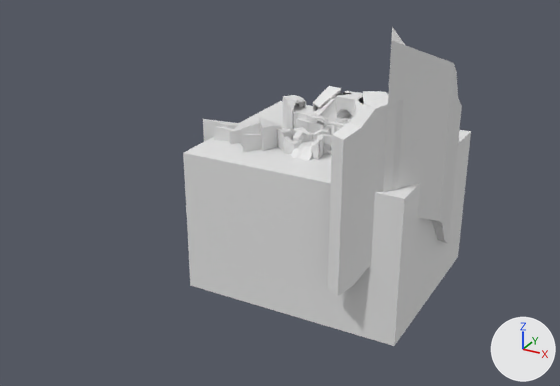
An edit to the FBX model Assets/Blender/Environments/03-icycanals-environment.fbx, drawn before and after from the same camera.
Before and after are seen from a 50 mm lens placed at (1076.0, -2422.0, 876.0), pointed at (-29.0, -414.0, -128.0). Arrows for +X, +Y and +Z are at lower right; the lights stay in place. The older version comes first. Vertices at exactly the same position are counted once.

Script lines for the objects in view, before the commit:
```python
me_cube_012 = bpy.data.meshes.new('Cube.012')
me_cube_012.from_pydata(...)  # a box spanning x -350.0..414.0, y -486.0..176.0, z -525.0..-25.0
me_cube_012.materials.append(mat_material)  # white #e7e7e7
me_cube_013 = bpy.data.meshes.new('Cube.013')
me_cube_013.from_pydata(...)  # 931 vertices, 701 faces; spans x -279.0..459.0, y -563.0..103.0, z -577.0..418.0
me_cube_013.materials.append(mat_material)  # white #e7e7e7
me_cube_014 = bpy.data.meshes.new('Cube.014')
me_cube_014.from_pydata(...)  # 24 vertices, 18 faces; spans x -387.0..-131.0, y -390.0..-183.0, z -516.0..37.0
me_cube_014.materials.append(mat_material)  # white #e7e7e7
ob_glyphenvironmentgroundwater = bpy.data.objects.new('GlyphEnvironmentGroundWater', me_cube_012)
ob_glyphenvironmentgroundwater.location = (0.0, 0.0, 0.0)
ob_glyphenvironmentspikes = bpy.data.objects.new('GlyphEnvironmentSpikes', me_cube_013)
ob_glyphenvironmentspikes.location = (0.0, 0.0, 0.0)
ob_glyphenvironmentspikes_001 = bpy.data.objects.new('GlyphEnvironmentSpikes.001', me_cube_014)
ob_glyphenvironmentspikes_001.location = (0.0, 0.0, 0.0)
# also in view: 'GlyphEnvironmentGroundB' at (67.0, -129.0, -230.0)
```
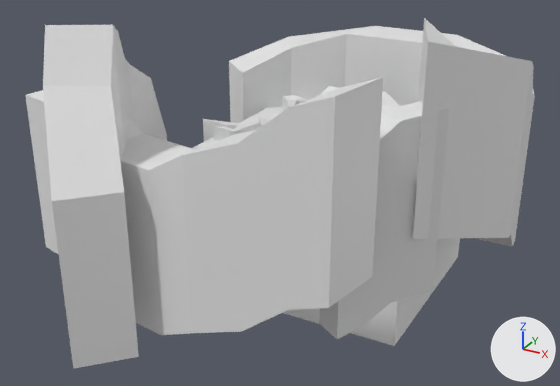
Location of each change, (x1, y1, x2, y2) in pixels of the pictures (560 x 386 px):
'GlyphEnvironmentBG', added: after (25, 18, 535, 369)
'GlyphEnvironmentSpikes', reshaped (mostly hidden afterwards): before (230, 27, 462, 296); after (230, 86, 400, 136)
part 1 of me_cube_013, built on (mostly hidden afterwards): before (328, 27, 462, 296); after (381, 105, 399, 111)
'GlyphEnvironmentGroundWater', unchanged, covered by the edit: before (183, 101, 471, 346); after (192, 107, 460, 346)

Diff of the bpy script that builds the scene:
```diff
--- a/Assets/Blender/Environments/03-icycanals-environment.fbx.py
+++ b/Assets/Blender/Environments/03-icycanals-environment.fbx.py
@@ me_cube_013 @@
 # used by ob_glyphenvironmentspikes; location = (0.0, 0.0, 0.0)
-me_cube_013.from_pydata(...)  # 931 vertices, 701 faces; spans x -279.0..459.0, y -563.0..103.0, z -577.0..418.0
+me_cube_013.from_pydata(...)  # 881 vertices, 667 faces; spans x -279.0..331.0, y -404.0..103.0, z -577.0..168.0
+# me_cube_013 part 1
+# 50 vertices are removed from x 204.0..459.0, y -563.0..-10.0, z -382.0..418.0
+# 36 faces are deleted
+# 2 new faces join them
 me_cube_013.materials.append(mat_material)
@@ me_cube_011_1 @@
+me_cube_011_1.from_pydata(...)  # 147 vertices, 115 faces; spans x -783.0..701.0, y -1160.0..391.0, z -595.0..484.0
+me_cube_011_1.materials.append(mat_material)  # white #e7e7e7
@@ ob_glyphenvironmentbg @@
+ob_glyphenvironmentbg = bpy.data.objects.new('GlyphEnvironmentBG', me_cube_011_1)
+ob_glyphenvironmentbg.location = (0.0, 0.0, 0.0)
```
